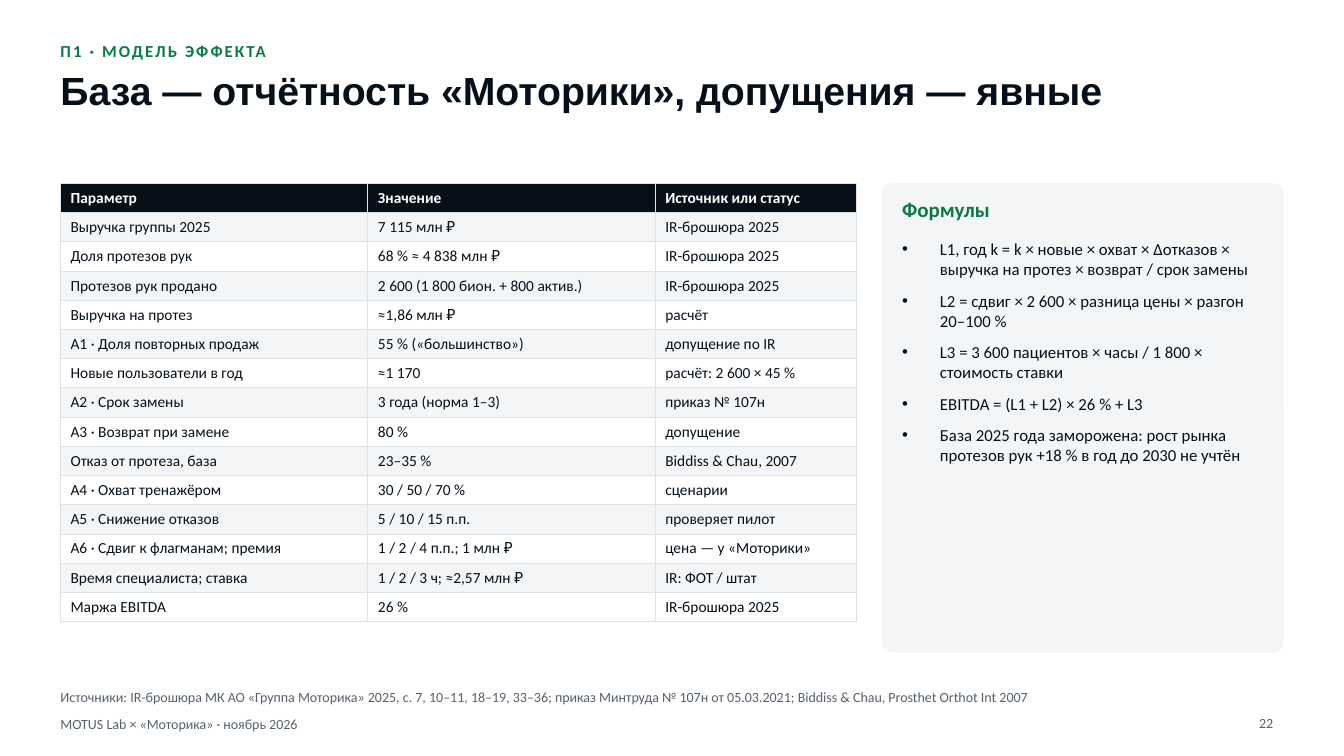
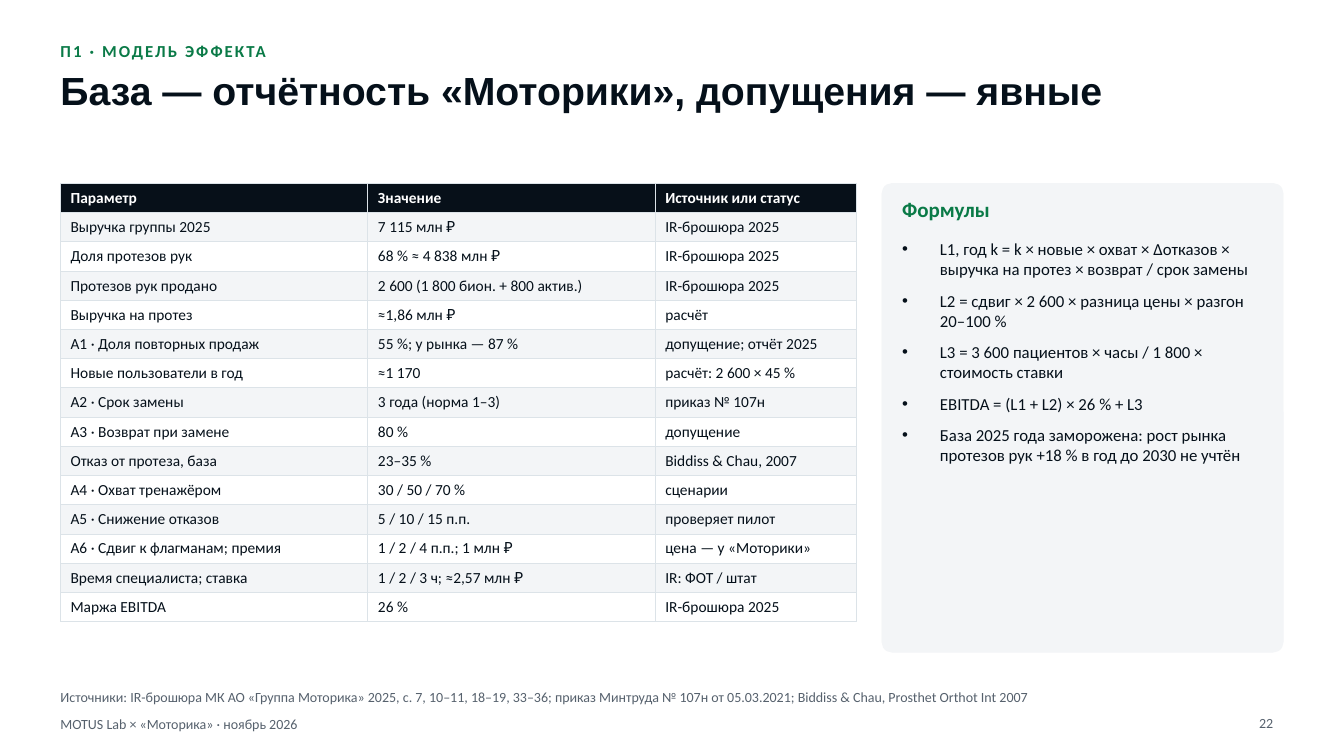
Before and after one commit to KonkovDV/Synergy, a slide deck: slide 22 of motorica/MOTUS-Lab-Motorica.pptx. Drawn at 1344x756 pixels with LibreOffice and Linux fonts; fonts in the diff are those of the drawing. Boxes give left, top, right and bottom in pixels: in the first picture for what was removed or moved away, otherwise in the second. Text is boxed around its words. In the diff, an @@ line names an element or a change of style, - is before the commit and + after.

Commit message:
«Моторика»: фактчекинг, боли компании и план сотрудничества
- Фактчекинг по годовому отчёту «Моторики» за 2025 год: убрано
  неподтверждённое упоминание «Лимба» на слайде сценариев; слайд
  экономики опирается на долю повторных пациентов рынка (87 %); в
  чувствительности — граница допущения A1 (рынок: 87 % повторных
  продаж → рычаг удержания ≈42 млн ₽ в 2031 году вместо 145).
- Новые приложения: П11 «Боли «Моторики»» — восемь болей из годового
  отчёта, реестра рисков и интервью с ответом и мерой на каждую; П12
  «План сотрудничества» — пять этапов с воротами решений.
- motorica/PLAN.md и страница /motorica/plan.html: боли, семь рабочих
  пакетов с приёмкой, этапы, первые 90 дней, роли, данные и
  регуляторика, варианты прав и оплаты, показатели, риски, источники.
- Проверки: план без контактов и собран из текущего PLAN.md; axe и
  ширины 320–1920 px — для обеих страниц; service worker кэширует
  каждую страницу по её адресу.

```diff
--- a/motorica/MOTUS-Lab-Motorica.pptx
+++ b/motorica/MOTUS-Lab-Motorica.pptx
@@ table at (60, 184, 857, 619) @@
-row 6, column 2: 55 % («большинство»)
+row 6, column 2: 55 %; у рынка — 87 %
-row 6, column 3: допущение по IR
+row 6, column 3: допущение; отчёт 2025
```
Also in this commit, not shown: 7 other slides changed, 2 slides added, 37 other files.
